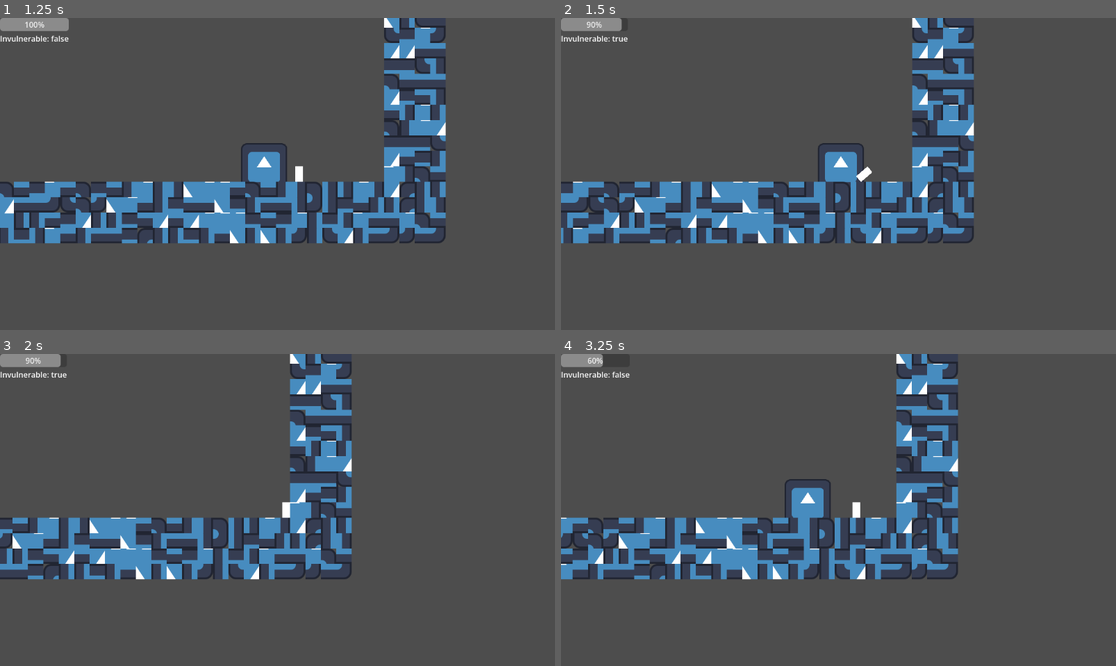
Above: before the commit, frames 1-4 (two rows, left to right).
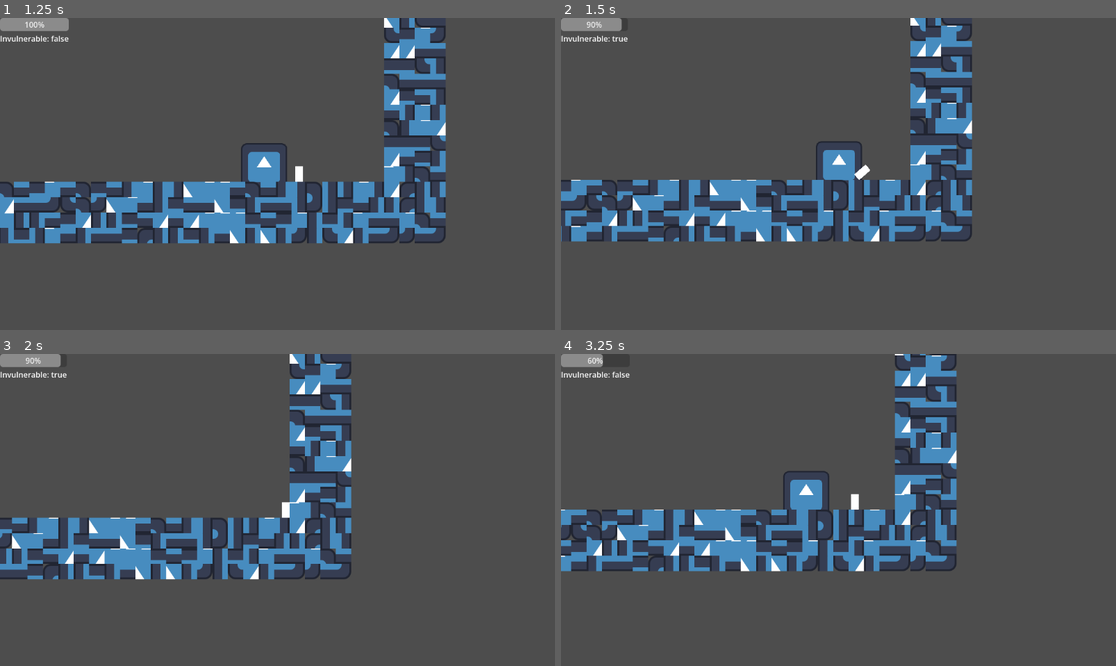
Above: after the commit, the same moments.

Repository: diflouroethane/sidescroller-thing
Game: Godot game, scene res://main.tscn
The game is run twice, just before and just after one commit, with the same random seed, the same clock (stepped at 60 frames per second) and the same inputs. The engine's default icon, where the game draws it, is replaced by a stand-in: a white triangle on a blue panel in a dark square.
Inputs:
- Up to frame 1 (1.25 s): tap Enter (ui_accept) at 0.5, 0.77 s; hold D (right) from 0.53 s (still down); tap M (attack) at 0.6 s
- Up to frame 2 (1.5 s): keep holding D (right); tap Space (roll) at 1.35 s
- Up to frame 3 (2 s): keep holding D (right); tap Enter (ui_accept) at 1.52 s
- Up to frame 4 (3.25 s): release D (right) at 2.03 s; hold A (left) 2.03-2.78 s; tap Alt at 2.1 s; hold D (right) from 2.78 s (still down); tap Shift at 2.85 s; tap Enter (ui_accept) at 3.02 s

Frame 1 is identical in both runs. In frame 2, 8.1% of the frame differs, in the area x 0-75%, y 0-73%; in frame 3, 1.1%; in frame 4, 13%, in the area x 0-72%, y 0-73%.

Commit message:
screenshake, more boss functionality (dashes sometimes even when close for more variety), and boss health

Diff:
--- /dev/null
+++ b/camera_2d.gd
@@ -0,0 +1,25 @@
+extends Camera2D
+
+@export var shake_decay_rate: float = 5.0
+@export var strength: float = 30.0
+@onready var rand = RandomNumberGenerator.new()
+
+
+var shake_strength = 0.0
+
+func _ready() -> void:
+	rand.randomize()
+
+func _process(delta: float) -> void:
+	shake_strength = lerp(float(shake_strength), float(0), float(shake_decay_rate * delta))
+	offset = get_random_offset()
+
+func get_random_offset():
+	return Vector2(
+		rand.randf_range(-shake_strength, shake_strength),
+		rand.randf_range(-shake_strength, shake_strength)
+	)
+
+func shake(amt: float = 30):
+	print("shake")
+	shake_strength = amt
--- a/global.gd
+++ b/global.gd
@@ -1,6 +1,7 @@
 extends Node
 
 var player_pos: Vector2
+var camera: Camera2D
 # Called when the node enters the scene tree for the first time.
 func _ready() -> void:
 	pass # Replace with function body.
--- a/player.gd
+++ b/player.gd
@@ -38,7 +38,7 @@
 
 func _ready() -> void:
 	$Camera2D/CanvasLayer/VBoxContainer/ProgressBar.max_value = max_health
-
+	Global.camera = $Camera2D
 
 
 func _physics_process(delta: float) -> void:
@@ -125,3 +125,4 @@
 		push_error("tried to hurt player for negative health!!")
 		return
 	health -= dmg
+	$Camera2D.shake(10)
--- a/player.tscn
+++ b/player.tscn
@@ -3,6 +3,7 @@
 [ext_resource type="Script" uid="uid://ce5g47oqmbqpn" path="res://player.gd" id="1_onrkg"]
 [ext_resource type="Texture2D" uid="uid://ddjxt37h2tiie" path="res://images/sprites/sheets/rolling-sheet.png" id="2_i3pqv"]
 [ext_resource type="Texture2D" uid="uid://cdr0e3s0nqt3e" path="res://images/sprites/player.png" id="2_onrkg"]
+[ext_resource type="Script" uid="uid://xa8081vimh4x" path="res://camera_2d.gd" id="4_hqtel"]
 
 [sub_resource type="AtlasTexture" id="AtlasTexture_i3pqv"]
 atlas = ExtResource("2_i3pqv")
@@ -134,6 +135,7 @@
 
 [node name="Camera2D" type="Camera2D" parent="." unique_id=930933239]
 position_smoothing_enabled = true
+script = ExtResource("4_hqtel")
 
 [node name="CanvasLayer" type="CanvasLayer" parent="Camera2D" unique_id=2075188059]
 
--- a/slash.tscn
+++ b/slash.tscn
@@ -56,14 +56,14 @@
 [sub_resource type="RectangleShape2D" id="RectangleShape2D_twb2h"]
 size = Vector2(32, 32)
 
-[node name="Slash" type="Area2D" groups=["playerAttack"]]
+[node name="Slash" type="Area2D" unique_id=1833035279 groups=["playerAttack"]]
 script = ExtResource("1_tocf0")
 
-[node name="Texture" type="AnimatedSprite2D" parent="."]
+[node name="Texture" type="AnimatedSprite2D" parent="." unique_id=1452494174]
 sprite_frames = SubResource("SpriteFrames_cjwdp")
 animation = &"slash"
 
-[node name="CollisionShape2D" type="CollisionShape2D" parent="."]
+[node name="CollisionShape2D" type="CollisionShape2D" parent="." unique_id=1351192217]
 shape = SubResource("RectangleShape2D_twb2h")
 
 [connection signal="animation_finished" from="Texture" to="." method="_on_animated_sprite_2d_animation_finished"]
--- a/swordsman.gd
+++ b/swordsman.gd
@@ -8,10 +8,11 @@
 	CHARGE_ATTACK,
 	REST,
 	SMASH_FOLLOW,
-	SMASH_ATTACK
+	SMASH_ATTACK,
+	JUMP_BACK
 }
 
-@onready var timer: Timer = $SmashTimer
+@onready var hit_aggro_timer: Timer = $HitAccummulatorResetTimer
 @onready var orig_y: float = position.y
 var state: states = states.WALK
 var p_pos: int ### -1 is left 1 is right
@@ -22,6 +23,8 @@
 var smashed: int = 0
 var recoil: bool = true
 var can_move: bool = true
+var health: int = 20
+var hit_aggro: int = 0
 
 # Called when the node enters the scene tree for the first time.
 func _ready() -> void:
@@ -35,25 +38,29 @@
 	if Input.is_action_just_pressed("restart"):
 		get_tree().reload_current_scene()
 
+	if hit_aggro >= 4:
+		state = states.JUMP_BACK
+
 	match state:
 		states.WALK:
 			can_move = true
 			position.y = 32
 			recoil = true
 			smashed = 0
-			print("at walk")
-			print(position)
+			#print("at walk")
+			#print(position)
 			move(delta, 1.5)
 			if abs(position.x-Global.player_pos.x) >= 240:
 				print("going to SMASH")
 				state = states.CHARGE_ATTACK
 
-		states.ATTACK:
-			pass
+		states.JUMP_BACK:
+			move(delta, -4, false)
+			await get_tree().create_timer(0.25).timeout
+			state = states.CHARGE_ATTACK
+
 		states.CHARGE_ATTACK:
-			var past: int = p_pos
 			move(delta, 4, false)
-			print("charging ", past, " ", opp_pos, " ", p_pos)
 			print(global_position.x-Global.player_pos.x)
 			print(position.x-Global.player_pos.x)
 			var dist = p_pos * 100
@@ -72,26 +79,27 @@
 					state = states.WALK if a > 0.5 else states.SMASH_FOLLOW
 
 		states.SMASH_FOLLOW:
-			print("at smash pt1")
+			#print("at smash pt1")
 			recoil = false
 			position = Global.player_pos
 			position.y -= 200
-
-			print("frog!")
+			#await get_tree().create_timer(1).timeout
+			#print("frog!")
 			state = states.SMASH_ATTACK
 
 		states.SMASH_ATTACK:
 			move(delta, 0, true, true, true, 9)
 			#await get_tree().create_timer(3).timeout
-			print("at smash pt2")
+			#print("at smash pt2")
 			if global_position.y-Global.player_pos.y >= 100:
+				Global.camera.shake()
 				smashed += 1
 				if smashed >= 3:
 					state = states.REST
 				else:
 					state = states.SMASH_FOLLOW
 			if !can_move:
-				print("cannot move. going to WALK")
+				#print("cannot move. going to WALK")
 				state = states.WALK
 
 		states.REST:
@@ -147,3 +155,22 @@
 func wait_to_smash() -> void:
 	var a = get_tree().create_timer(2)
 	a.connect("timeout", set.bind("state", states.SMASH_ATTACK))
+
+
+func _on_area_entered(area: Area2D) -> void:
+	if area is Slash:
+		hurt()
+
+func hurt():
+	hit_aggro += 1
+	print(hit_aggro)
+	hit_aggro_timer.start()
+
+	health -= 1
+	if health <= 0:
+		queue_free()
+	print(health, " just got hurt")
+
+
+func _on_hit_accummulator_reset_timer_timeout() -> void:
+	hit_aggro = 0
--- a/swordsman.tscn
+++ b/swordsman.tscn
@@ -27,8 +27,9 @@
 [node name="CollisionShape2D" type="CollisionShape2D" parent="." unique_id=1251469965]
 shape = SubResource("RectangleShape2D_os08l")
 
-[node name="SmashTimer" type="Timer" parent="." unique_id=1682561864]
+[node name="HitAccummulatorResetTimer" type="Timer" parent="." unique_id=1858497833]
 one_shot = true
 
+[connection signal="area_entered" from="." to="." method="_on_area_entered"]
 [connection signal="body_entered" from="." to="." method="_on_body_entered"]
-[connection signal="timeout" from="SmashTimer" to="." method="_on_smash_timer_timeout"]
+[connection signal="timeout" from="HitAccummulatorResetTimer" to="." method="_on_hit_accummulator_reset_timer_timeout"]
Not shown, added: camera_2d.gd.uid
Not shown: 1 places in slash.tscn that only renumber resources
